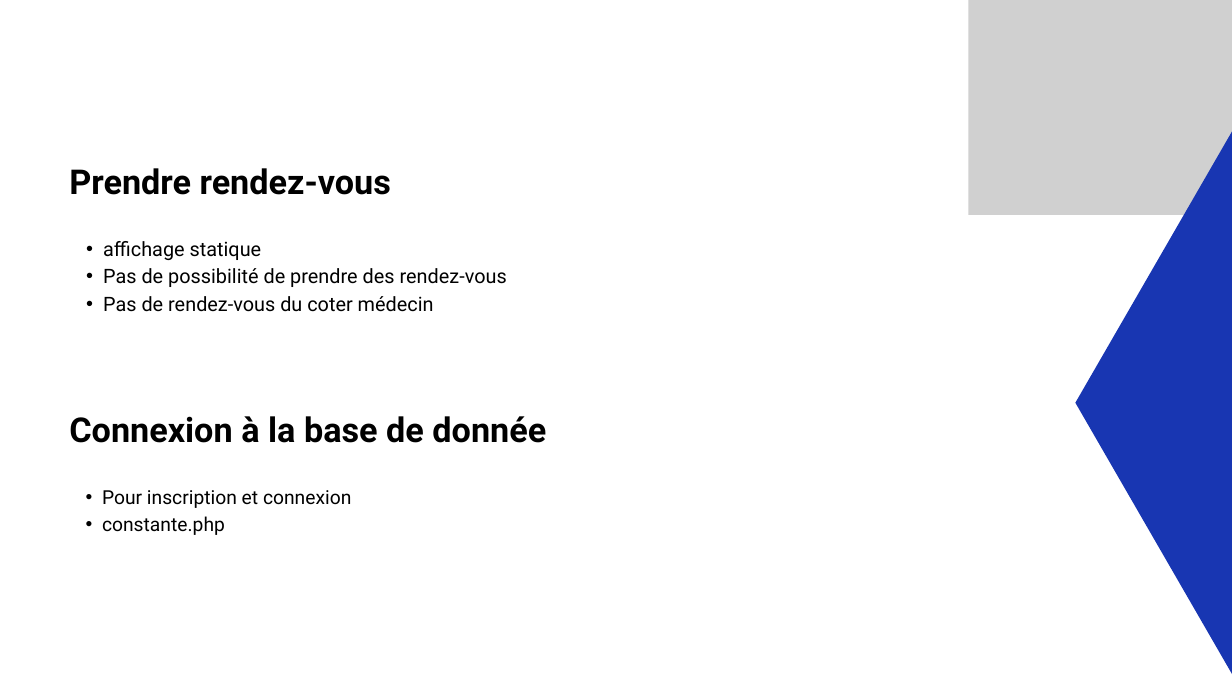
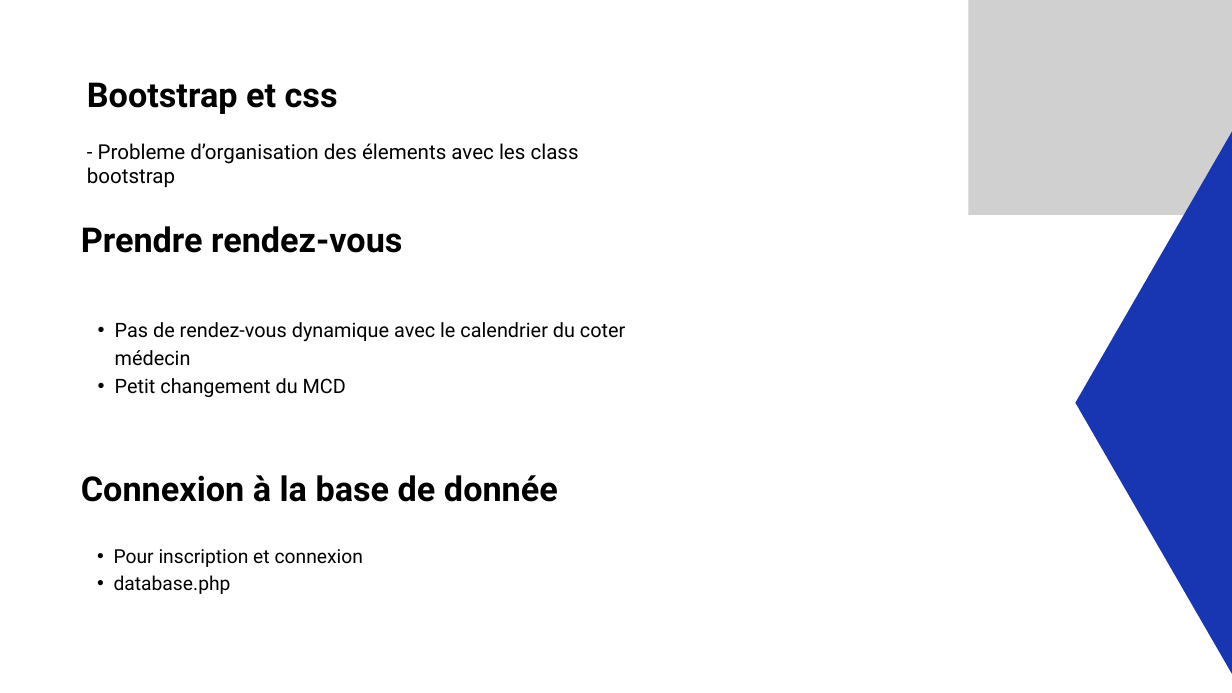
Before and after one commit to ferrycorp/Projet_PHP_doctolibre, a slide deck: slide 5 of Vision.pptx. Drawn at 1232x693 pixels with LibreOffice and Linux fonts; fonts in the diff are those of the drawing; grey boxes stand for pictures. Boxes give left, top, right and bottom in pixels: in the first picture for what was removed or moved away, otherwise in the second. Text is boxed around its words. In the diff, an @@ line names an element or a change of style, - is before the commit and + after.

```diff
--- a/Vision.pptx
+++ b/Vision.pptx
@@ text added at (x1=87, y1=82, x2=579, y2=188), 24 pt, text #000000 @@
+Bootstrap et css
+- Probleme d’organisation des élements avec les class bootstrap
@@ text at (x1=115, y1=322, x2=625, y2=397): text changed @@
-  • affichage statique
-  • Pas de possibilité de prendre des rendez-vous
-  • Pas de rendez-vous du coter médecin
+  • Pas de rendez-vous dynamique avec le calendrier du coter médecin
+  • Petit changement du MCD
@@ 3 texts moved together from (x1=69, y1=168, x2=546, y2=535) to (x1=81, y1=226, x2=558, y2=594) @@
@@ text at (x1=114, y1=575, x2=231, y2=594): text changed @@
-  • constante.php
+  • database.php
```
Also in this commit, not shown: 24 other files.
